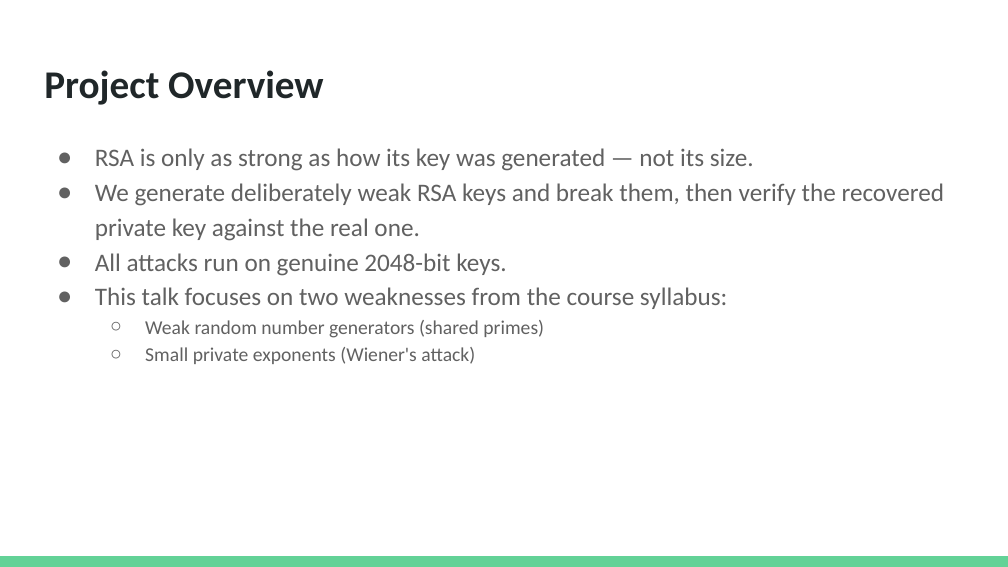
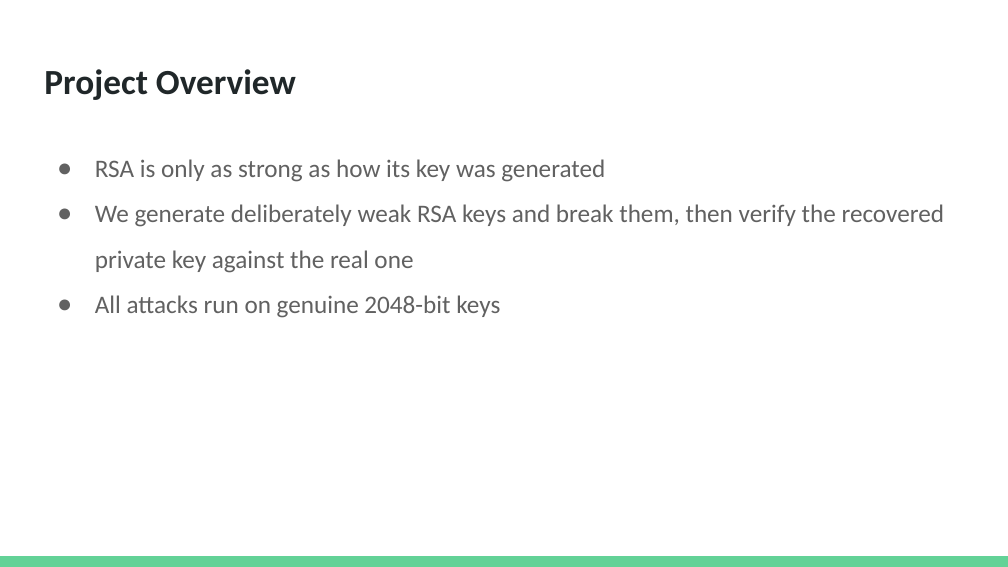
Before and after one commit to nalydch00/SC4010, a slide deck: slide 2 of Weak_RSA_Presentation.pptx. Drawn at 1008x567 pixels with LibreOffice and Linux fonts; fonts in the diff are those of the drawing. Boxes give left, top, right and bottom in pixels: in the first picture for what was removed or moved away, otherwise in the second. Text is boxed around its words. In the diff, an @@ line names an element or a change of style, - is before the commit and + after.

```diff
--- a/Weak_RSA_Presentation.pptx
+++ b/Weak_RSA_Presentation.pptx
@@ title "Project Overview" at box(44, 69, 296, 100): size 28 to 25.2 pt @@
@@ text at box(95, 159, 944, 318): text changed @@
-● RSA is only as strong as how its key was generated — not its size.
-● We generate deliberately weak RSA keys and break them, then verify the recovered private key against the real one.
-● All attacks run on genuine 2048-bit keys.
-● This talk focuses on two weaknesses from the course syllabus:
-  ○ Weak random number generators (shared primes)
-  ○ Small private exponents (Wiener's attack)
+● RSA is only as strong as how its key was generated
+● We generate deliberately weak RSA keys and break them, then verify the recovered private key against the real one
+● All attacks run on genuine 2048-bit keys
```
Also in this commit, not shown: 11 other slides changed, 2 slides added, 1 slide removed, 1 other file.
